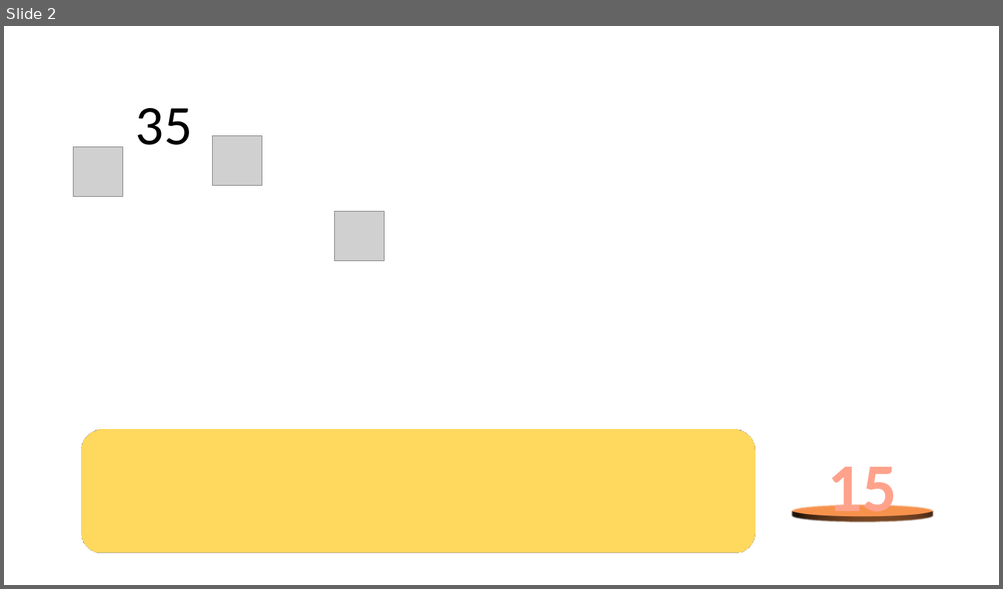
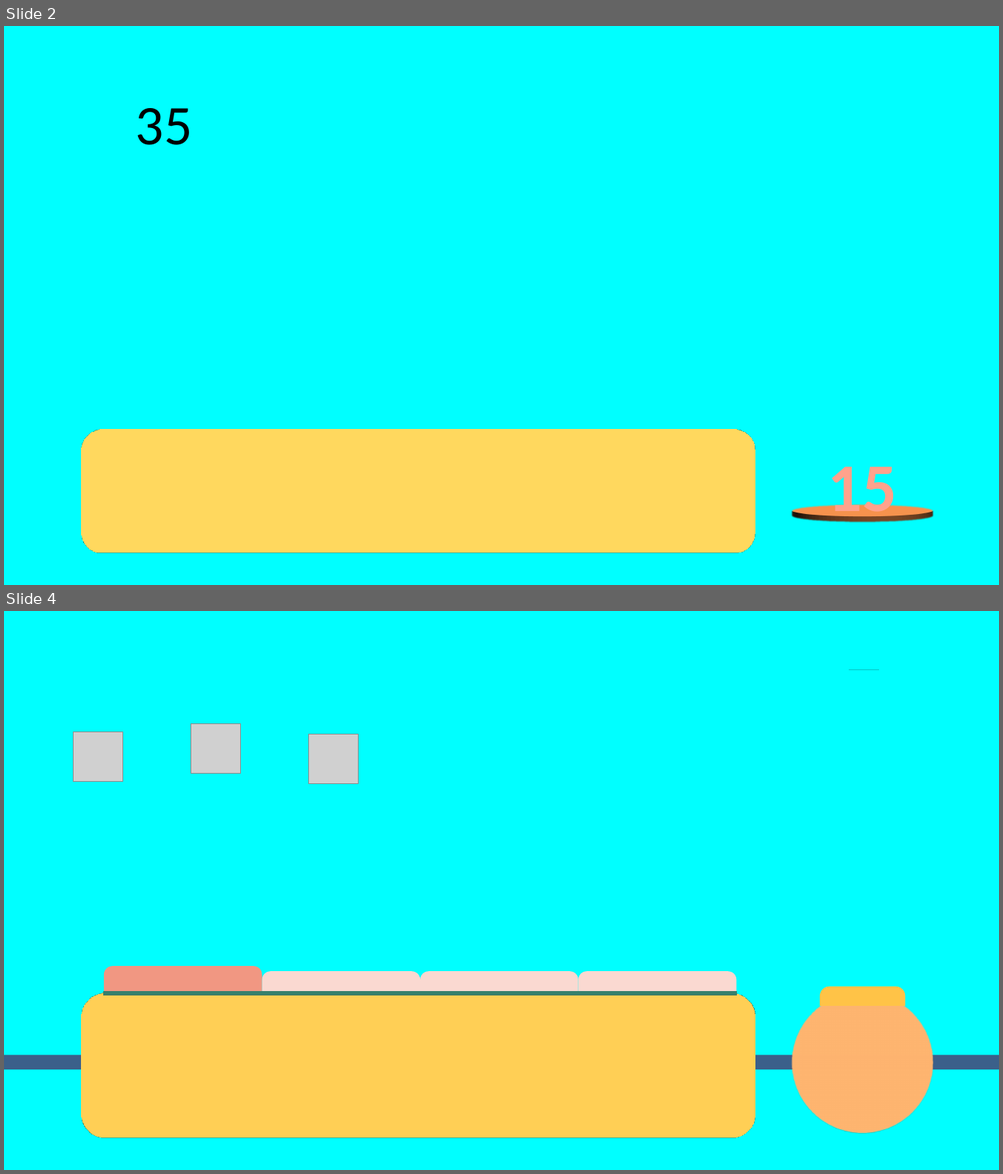
Before and after one commit to zipdang04/SimpO_HTTT, a slide deck: Olympia.pptm. Shown one above the other, each under a label of ours: slide 2 before the commit, slides 2 and 4 after it; the slides between them are not shown. The pictures are 1003x589 and 1003x1174 pixels, drawn with LibreOffice and Linux fonts; fonts in the diff are those of the drawing; grey boxes stand for pictures. Boxes give left, top, right and bottom in pixels: in the first picture for what was removed or moved away, otherwise in the second. Text is boxed around its words. In the diff, an @@ line names an element or a change of style, - is before the commit and + after.

```diff
--- a/Olympia.pptm
+++ b/Olympia.pptm
@@ slide 4 added at box(4, 611, 999, 1170), background #00FFFF @@
@@ rectangle added at box(848, 670, 879, 670), fill #00FFFF @@
@@ picture added at box(74, 732, 123, 782) @@
@@ picture added at box(190, 723, 241, 774) @@
@@ picture added at box(308, 734, 358, 784) @@
@@ rounded rectangle added at box(104, 966, 262, 1017), fill #F19782 @@
@@ rounded rectangle added at box(262, 971, 421, 1022), fill #FAD9D1 @@
@@ rounded rectangle added at box(421, 971, 578, 1022), fill #FAD9D1 @@
@@ rounded rectangle added at box(578, 971, 737, 1022), fill #FAD9D1 @@
@@ round same rect added at box(819, 987, 905, 1006), fill #FFC347 @@
@@ rounded rectangle added at box(82, 993, 754, 1139), fill #F9BB43 @@
@@ rectangle added at box(104, 992, 737, 996), fill #216957 @@
@@ ellipse added at box(792, 992, 933, 1134), fill #EE8A46 @@
@@ rectangle added at box(4, 1056, 999, 1071), fill #3B608A @@
@@ slide 2 changed as well @@
@@ background #FFFFFF to #00FFFF @@
@@ picture removed at box(212, 136, 262, 187) @@
@@ picture removed at box(74, 147, 123, 197) @@
@@ picture removed at box(335, 212, 384, 262) @@
```
Also in this commit, not shown: 3 other slides changed, 1 other slide added, 30 other files.
